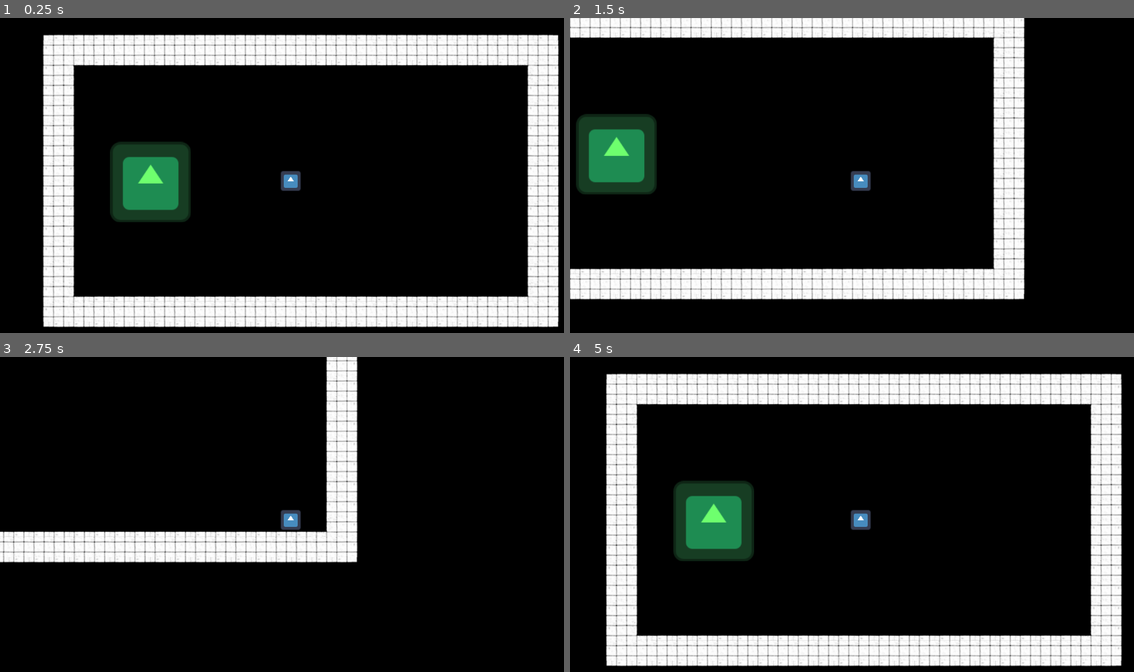
Above: before the commit, frames 1-4 (two rows, left to right).
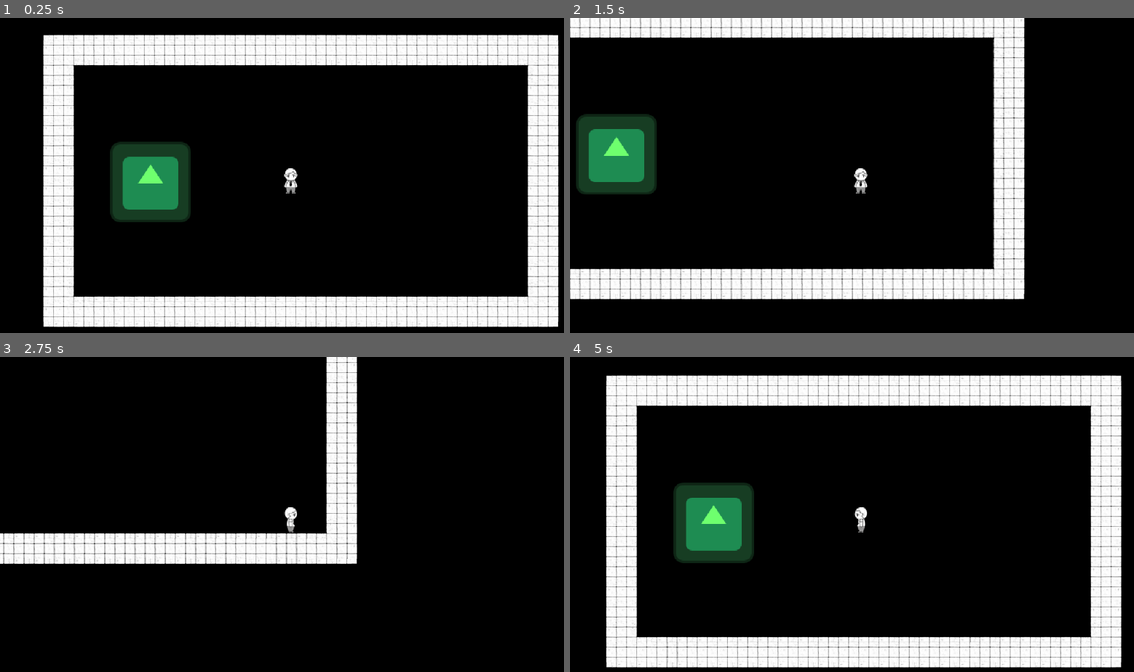
Above: after the commit, the same moments.

Repository: DBKGamedev/ScreamJameHorror
Game: Godot game, scene res://scenes/Rooms/Room_1.tscn
The game is run twice, just before and just after one commit, with the same random seed, the same clock (stepped at 60 frames per second) and the same inputs. The engine's default icon, where the game draws it, is replaced by a stand-in: a white triangle on a blue panel in a dark square.
Inputs:
- Up to frame 1 (0.25 s): no input
- Up to frame 2 (1.5 s): tap Enter at 0.5 s; hold D (Right) 0.53-1.28 s; hold E (Interact) 0.53-1.28 s; hold S (Down) from 1.28 s (still down); tap E (Interact) at 1.35 s
- Up to frame 3 (2.75 s): release S (Down) at 2.03 s; hold D (Right) from 2.03 s (still down); hold E (Interact) from 2.03 s (still down)
- Up to frame 4 (5 s): release D (Right) at 2.78 s; release E (Interact) at 2.78 s; hold W (Up) 2.78-3.53 s; tap E (Interact) at 2.85, 4.35 s; hold E (Interact) 3.53-4.28 s; hold A (Left) from 3.53 s (still down)

The runs differ from the first frame. In frame 1, 1.0% of the frame differs, in the area x 7-99%, y 5-98%; in frame 2, 0.9%; in frame 3, 3.5%; in frame 4, 9.1%, in the area x 6-98%, y 5-99%.

Commit message:
idleAnimation

Diff:
--- a/project.godot
+++ b/project.godot
@@ -60,3 +60,7 @@
 2d_physics/layer_1="world"
 2d_physics/layer_2="interaction"
 2d_physics/layer_3="props"
+
+[rendering]
+
+textures/canvas_textures/default_texture_filter=0
--- a/scenes/interaction/interactor_component.tscn
+++ b/scenes/interaction/interactor_component.tscn
@@ -3,7 +3,7 @@
 [ext_resource type="Script" uid="uid://dmgka846kscbq" path="res://scenes/interaction/interactor_component.gd" id="1_td77p"]
 
 [sub_resource type="CircleShape2D" id="CircleShape2D_12bqy"]
-radius = 19.0263
+radius = 25.0
 
 [node name="InteractorComponent" type="Node2D"]
 script = ExtResource("1_td77p")
--- a/scenes/player/Player.gd
+++ b/scenes/player/Player.gd
@@ -4,6 +4,7 @@
 @export var speed := 220.0
 @export var rotate_sprite := false
 
+@onready var animation_tree: AnimationTree = $AnimationTree
 
 var health_component: HealthComponent
 
@@ -15,6 +16,12 @@
 
 func on_health_depleted():
 	SignalBus.on_player_died.emit()
+
+func _process(delta: float) -> void:
+	if velocity == Vector2.ZERO:
+		pass
+	else:
+		animation_tree.set("parameters/idle/blend_position", velocity.normalized())
 
 func _physics_process(_delta):
 	var input_dir := Input.get_vector("Left", "Right", "Up", "Down")
--- a/scenes/player/player.tscn
+++ b/scenes/player/player.tscn
@@ -1,12 +1,141 @@
-[gd_scene load_steps=6 format=3 uid="uid://b440u4pbfdpwr"]
+[gd_scene load_steps=23 format=3 uid="uid://b440u4pbfdpwr"]
 
 [ext_resource type="Script" uid="uid://4grb4daqma43" path="res://scenes/player/Player.gd" id="1_dovo2"]
-[ext_resource type="Texture2D" uid="uid://b3ubbfybexhes" path="res://icon.svg" id="2_gmlin"]
 [ext_resource type="Script" uid="uid://d3hhf26x7rs5i" path="res://scripts/health_component.gd" id="2_lvxji"]
 [ext_resource type="PackedScene" uid="uid://55yx3c7jrhbp" path="res://scenes/interaction/interactor_component.tscn" id="4_lvxji"]
+[ext_resource type="Texture2D" uid="uid://drmfc4a54hsis" path="res://assets/art/player/Protag_ Back_Stand.png" id="4_p47bc"]
+[ext_resource type="Texture2D" uid="uid://do3p0kht7e3ma" path="res://assets/art/player/Protag_ Front_Stand.png" id="5_5gtgg"]
+[ext_resource type="Texture2D" uid="uid://due58tvx17gww" path="res://assets/art/player/Protag_ LeftSide_Stand.png" id="6_gx1jg"]
+[ext_resource type="Texture2D" uid="uid://tkagsqct6obt" path="res://assets/art/player/Protag_ RightSide_Stand.png" id="7_ugbui"]
 
-[sub_resource type="RectangleShape2D" id="RectangleShape2D_kelw5"]
-size = Vector2(32, 32)
+[sub_resource type="CapsuleShape2D" id="CapsuleShape2D_lvxji"]
+radius = 7.0
+height = 24.0
+
+[sub_resource type="Animation" id="Animation_0owmy"]
+resource_name = "idle_front"
+step = 1.0
+tracks/0/type = "value"
+tracks/0/imported = false
+tracks/0/enabled = true
+tracks/0/path = NodePath("PlayerSprite:texture")
+tracks/0/interp = 1
+tracks/0/loop_wrap = true
+tracks/0/keys = {
+"times": PackedFloat32Array(0, 1),
+"transitions": PackedFloat32Array(1, 1),
+"update": 1,
+"values": [ExtResource("5_5gtgg"), ExtResource("5_5gtgg")]
+}
+
+[sub_resource type="Animation" id="Animation_qek5x"]
+length = 0.001
+tracks/0/type = "value"
+tracks/0/imported = false
+tracks/0/enabled = true
+tracks/0/path = NodePath("PlayerSprite:texture")
+tracks/0/interp = 1
+tracks/0/loop_wrap = true
+tracks/0/keys = {
+"times": PackedFloat32Array(0),
+"transitions": PackedFloat32Array(1),
+"update": 1,
+"values": [ExtResource("5_5gtgg")]
+}
+
+[sub_resource type="Animation" id="Animation_5gtgg"]
+resource_name = "idle_back"
+step = 1.0
+tracks/0/type = "value"
+tracks/0/imported = false
+tracks/0/enabled = true
+tracks/0/path = NodePath("PlayerSprite:texture")
+tracks/0/interp = 1
+tracks/0/loop_wrap = true
+tracks/0/keys = {
+"times": PackedFloat32Array(0, 1),
+"transitions": PackedFloat32Array(1, 1),
+"update": 1,
+"values": [ExtResource("4_p47bc"), ExtResource("4_p47bc")]
+}
+
+[sub_resource type="Animation" id="Animation_h17s1"]
+resource_name = "idle_left"
+step = 1.0
+tracks/0/type = "value"
+tracks/0/imported = false
+tracks/0/enabled = true
+tracks/0/path = NodePath("PlayerSprite:texture")
+tracks/0/interp = 1
+tracks/0/loop_wrap = true
+tracks/0/keys = {
+"times": PackedFloat32Array(0, 1),
+"transitions": PackedFloat32Array(1, 1),
+"update": 1,
+"values": [ExtResource("6_gx1jg"), ExtResource("6_gx1jg")]
+}
+
+[sub_resource type="Animation" id="Animation_je7p5"]
+resource_name = "idle_right"
+step = 1.0
+tracks/0/type = "value"
+tracks/0/imported = false
+tracks/0/enabled = true
+tracks/0/path = NodePath("PlayerSprite:texture")
+tracks/0/interp = 1
+tracks/0/loop_wrap = true
+tracks/0/keys = {
+"times": PackedFloat32Array(0, 1),
+"transitions": PackedFloat32Array(1, 1),
+"update": 1,
+"values": [ExtResource("7_ugbui"), ExtResource("7_ugbui")]
+}
+
+[sub_resource type="AnimationLibrary" id="AnimationLibrary_fm80t"]
+_data = {
+&"RESET": SubResource("Animation_qek5x"),
+&"idle_back": SubResource("Animation_5gtgg"),
+&"idle_front": SubResource("Animation_0owmy"),
+&"idle_left": SubResource("Animation_h17s1"),
+&"idle_right": SubResource("Animation_je7p5")
+}
+
+[sub_resource type="AnimationNodeAnimation" id="AnimationNodeAnimation_0owmy"]
+animation = &"idle_left"
+
+[sub_resource type="AnimationNodeAnimation" id="AnimationNodeAnimation_qek5x"]
+animation = &"idle_right"
+
+[sub_resource type="AnimationNodeAnimation" id="AnimationNodeAnimation_5gtgg"]
+animation = &"idle_back"
+
+[sub_resource type="AnimationNodeAnimation" id="AnimationNodeAnimation_h17s1"]
+animation = &"idle_front"
+
+[sub_resource type="AnimationNodeAnimation" id="AnimationNodeAnimation_je7p5"]
+animation = &"idle_front"
+
+[sub_resource type="AnimationNodeBlendSpace2D" id="AnimationNodeBlendSpace2D_je7p5"]
+blend_point_0/node = SubResource("AnimationNodeAnimation_0owmy")
+blend_point_0/pos = Vector2(-1, 0)
+blend_point_1/node = SubResource("AnimationNodeAnimation_qek5x")
+blend_point_1/pos = Vector2(1, 0)
+blend_point_2/node = SubResource("AnimationNodeAnimation_5gtgg")
+blend_point_2/pos = Vector2(0, -1)
+blend_point_3/node = SubResource("AnimationNodeAnimation_h17s1")
+blend_point_3/pos = Vector2(0, 1)
+blend_point_4/node = SubResource("AnimationNodeAnimation_je7p5")
+blend_point_4/pos = Vector2(0, 0)
+min_space = Vector2(-1, -1.1)
+max_space = Vector2(1, 1.1)
+
+[sub_resource type="AnimationNodeStateMachineTransition" id="AnimationNodeStateMachineTransition_fm80t"]
+advance_mode = 2
+
+[sub_resource type="AnimationNodeStateMachine" id="AnimationNodeStateMachine_gx1jg"]
+states/idle/node = SubResource("AnimationNodeBlendSpace2D_je7p5")
+states/idle/position = Vector2(391, 100)
+transitions = ["Start", "idle", SubResource("AnimationNodeStateMachineTransition_fm80t")]
 
 [node name="Player" type="CharacterBody2D"]
 motion_mode = 1
@@ -18,15 +147,26 @@
 
 [node name="InteractorComponent" parent="." instance=ExtResource("4_lvxji")]
 
+[node name="CollisionShape2D" type="CollisionShape2D" parent="."]
+position = Vector2(0, 14)
+rotation = 1.5708
+shape = SubResource("CapsuleShape2D_lvxji")
+
 [node name="PlayerSprite" type="Sprite2D" parent="."]
-scale = Vector2(0.25, 0.25)
-texture = ExtResource("2_gmlin")
-region_rect = Rect2(0, 0, 128, 128)
-region_filter_clip_enabled = true
-
-[node name="CollisionShape2D" type="CollisionShape2D" parent="."]
-shape = SubResource("RectangleShape2D_kelw5")
+scale = Vector2(1.25, 1.25)
+texture = ExtResource("5_5gtgg")
 
 [node name="Camera2D" type="Camera2D" parent="."]
 zoom = Vector2(1.25, 1.25)
 position_smoothing_speed = 10.0
+
+[node name="AnimationPlayer" type="AnimationPlayer" parent="."]
+libraries = {
+&"": SubResource("AnimationLibrary_fm80t")
+}
+autoplay = "idle_front"
+
+[node name="AnimationTree" type="AnimationTree" parent="."]
+tree_root = SubResource("AnimationNodeStateMachine_gx1jg")
+anim_player = NodePath("../AnimationPlayer")
+parameters/idle/blend_position = Vector2(0, 0)
Binary file added: assets/art/player/Protag_ Back_Stab.png
Not shown, added: assets/art/player/Protag_ Back_Stab.png.import
Binary file added: assets/art/player/Protag_ Back_Stand.png
Not shown, added: assets/art/player/Protag_ Back_Stand.png.import
Binary file added: assets/art/player/Protag_ Back_Walk01.png
Not shown, added: assets/art/player/Protag_ Back_Walk01.png.import
Binary file added: assets/art/player/Protag_ Back_Walk02.png
Not shown, added: assets/art/player/Protag_ Back_Walk02.png.import
Binary file added: assets/art/player/Protag_ Front_Stab.png
Not shown, added: assets/art/player/Protag_ Front_Stab.png.import
Binary file added: assets/art/player/Protag_ Front_Stand.png
Not shown, added: assets/art/player/Protag_ Front_Stand.png.import
(and 20 more such lines)
